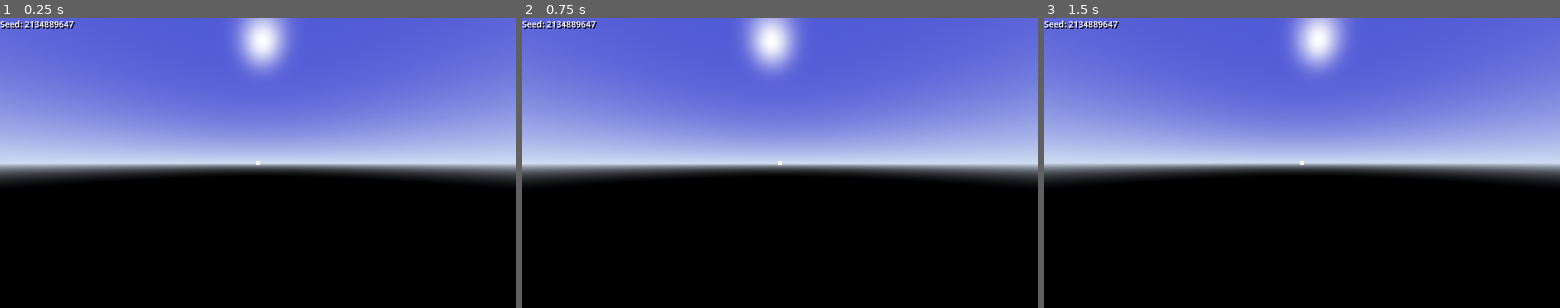
Above: before the commit, frames 1-3 (left to right).
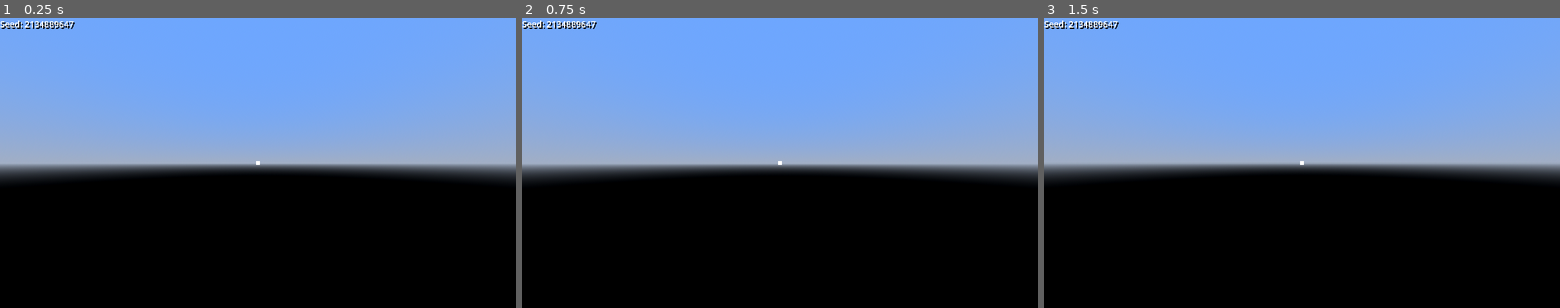
Above: after the commit, the same moments.

Repository: PawnxPawn/VoxelKingdom
Game: Godot game, scene res://Test/TestWorld/world.tscn
Same seed, same stepped clock (60 frames per second), same inputs: the game is played once before the commit and once after it. Sound files missing from this copy of the repository are replaced by a short silence.
Inputs (mouse positions are in pixels of both pictures, inside the frame that each line leads up to):
- Up to frame 1 (0.25 s): no input
- Up to frame 2 (0.75 s): tap Enter at 0.5 s; move the mouse to (805, 163) at 0.52 s; press the mouse at (805, 163) at 0.53 s; hold W (Move_Forward) from 0.53 s (still down)
- Up to frame 3 (1.5 s): keep holding W (Move_Forward); tap Space (Jump) at 0.77, 1.25 s; move the mouse to (1276, 163) at 1.27 s; release the mouse at (1276, 163) at 1.28 s; click (1276, 163) at 1.35 s

The runs differ from the first frame. In frame 1, 43% of the frame differs, in the area x 0-100%, y 0-53%; in frame 2, 43%; in frame 3, 43%.

Commit message:
Music, Textures, Bugfixs Ohmy

Diff:
--- a/voxel-kingdom/Core/Components/Scripts/InputSource/PlayerInput.gd
+++ b/voxel-kingdom/Core/Components/Scripts/InputSource/PlayerInput.gd
@@ -62,7 +62,7 @@
 
 
 func input(event: InputEvent) -> void:
-	if event is InputEventMouseButton or event is InputEventMouseMotion:
+	if event.is_action_pressed("Add_Block"):
 		if Input.mouse_mode != Input.MOUSE_MODE_CAPTURED:
 			Input.mouse_mode = Input.MOUSE_MODE_CAPTURED
 	#TODO: DELETE after pause menu is added
--- /dev/null
+++ b/voxel-kingdom/Scenes/Blocks/BlockFaceAtlas.gd
@@ -0,0 +1,5 @@
+class_name BlockFaceAtlas extends Resource
+
+@export var top: Vector2i = Vector2i.ZERO
+@export var side: Vector2i = Vector2i.ZERO
+@export var bottom: Vector2i = Vector2i.ZERO
--- /dev/null
+++ b/voxel-kingdom/Scenes/Blocks/Shaders/voxel_atlas.gdshader
@@ -0,0 +1,26 @@
+shader_type spatial;
+render_mode blend_mix, depth_draw_opaque, cull_back, diffuse_burley, specular_schlick_ggx;
+
+uniform sampler2D atlas_texture : source_color, filter_nearest, repeat_enable;
+uniform float tile_size = 0.25;
+uniform float canvas_size = 128;
+
+
+varying vec2 tile_origin;
+
+
+void vertex() {
+	tile_origin = UV2;
+}
+
+void fragment() {
+	float tile_percent = tile_size / 1.0;
+	vec2 local_uv = fract(UV);
+	float inset = 0.5 / canvas_size;
+	local_uv = clamp(local_uv, inset, 1.0 - inset);
+
+	vec2 atlas_uv = tile_origin + local_uv * tile_percent;
+
+	vec4 tex_color = texture(atlas_texture, atlas_uv);
+	ALBEDO = tex_color.rgb * COLOR.rgb;
+}
--- a/voxel-kingdom/Scenes/Player/Player.gd
+++ b/voxel-kingdom/Scenes/Player/Player.gd
@@ -62,9 +62,10 @@
 
 
 func _spawn() -> void:
-	await get_tree().create_timer(1.5).timeout
-	var y:int =  chunk_manager.get_spawn_height(spawn_x, spawn_z) + 2
-	global_position = Vector3(spawn_x, y, spawn_z)
+	pass
+	#await get_tree().create_timer(3.0).timeout
+	#var y:int =  chunk_manager.get_spawn_height(spawn_x, spawn_z) + 2
+	#global_position = Vector3(spawn_x, y, spawn_z)
 
 
 func _on_add_block() -> void:
--- a/voxel-kingdom/Scenes/Player/player.tscn
+++ b/voxel-kingdom/Scenes/Player/player.tscn
@@ -62,5 +62,5 @@
 size_flags_vertical = 4
 
 [node name="RayCast3D" type="RayCast3D" parent="." unique_id=1585101922]
-target_position = Vector3(0, 0, -4)
+target_position = Vector3(0, 0, -5)
 script = ExtResource("13_06tpx")
--- a/voxel-kingdom/Test/TestWorld/Chunk.gd
+++ b/voxel-kingdom/Test/TestWorld/Chunk.gd
@@ -16,6 +16,7 @@
 @export var stone_height: int = 45
 @export var dirt_depth: int = 3
 @export var bedrock_height: int = 2
+@export var atlas_columns: int = 3
 
 
 @onready var collision_shape_3d: CollisionShape3D = $CollisionShape3D
@@ -57,9 +58,49 @@
 
 var _provisional_shape: CollisionShape3D = null
 
+var atlas_tiles: Dictionary[TerrianData.TerrianType, BlockFaceAtlas] = {}
+
+# How many 90-degree steps to rotate each face's texture (0-3).
+var face_uv_rotation: Dictionary[Face, int] = {
+	Face.FRONT: 2,
+	Face.BACK: 2,
+	Face.RIGHT: 1,
+	Face.LEFT: 2,
+	Face.TOP: 0,
+	Face.BOTTOM: 0,
+}
+
+func _init() -> void:
+	var grass := BlockFaceAtlas.new()
+	grass.top = Vector2i(2, 0)
+	grass.side = Vector2i(1, 0)
+	grass.bottom = Vector2i(0, 0)
+	atlas_tiles[TerrianData.TerrianType.GRASS] = grass
+
+	var dirt := BlockFaceAtlas.new()
+	dirt.top = Vector2i(0, 0)
+	dirt.side = Vector2i(0, 0)
+	dirt.bottom = Vector2i(0, 0)
+	atlas_tiles[TerrianData.TerrianType.DIRT] = dirt
+
+	var stone := BlockFaceAtlas.new()
+	stone.top = Vector2i(0, 1)
+	stone.side = Vector2i(0, 1)
+	stone.bottom = Vector2i(0, 1)
+	atlas_tiles[TerrianData.TerrianType.STONE] = stone
+
+	var bedrock := BlockFaceAtlas.new()
+	bedrock.top = Vector2i(0, 2)
+	bedrock.side = Vector2i(0, 2)
+	bedrock.bottom = Vector2i(0, 2)
+	atlas_tiles[TerrianData.TerrianType.BEDROCK] = bedrock
+
+
 func _ready() -> void:
 	mesh_instance.mesh = ArrayMesh.new()
 	collision_shape_3d.disabled = true
+	if material is ShaderMaterial:
+		material.set_shader_parameter("tile_size", 1.0 / atlas_columns)
 	if chunk_data.is_empty():
 		return
 	commit_mesh()
@@ -187,10 +228,10 @@
 				for dy: int in range(height):
 					visited[(across + dx) * chunk_size + (up + dy)] = 1
 
-			add_quad(face, axes, layer, across, up, width, height, voxel_colors[voxel as TerrianData.TerrianType])
-
-
-func add_quad(face: Face, axes: FaceAxes, layer: int, across: int, up: int, width: int, height: int, color: Color) -> void:
+			add_quad(face, axes, layer, across, up, width, height, voxel as TerrianData.TerrianType)
+
+
+func add_quad(face: Face, axes: FaceAxes, layer: int, across: int, up: int, width: int, height: int, voxel: TerrianData.TerrianType) -> void:
 	var across_dir: Vector3 = Vector3.ZERO
 	across_dir[axes.across_axis] = axes.across_sign
 	var up_dir: Vector3 = Vector3.ZERO
@@ -209,9 +250,72 @@
 	var normal: Vector3 = face_normals[face]
 	var corners: Array[Vector3] = [bottom_left, top_left, top_right, bottom_left, top_right, bottom_right]
 
-	for corner: Vector3 in corners:
-		mesh_data.add_data(corner, normal, color)
-		collision_faces.append(corner)
+	var color: Color = voxel_colors[voxel] if face == Face.TOP else Color.WHITE
+	var atlas: BlockFaceAtlas = atlas_tiles[voxel]
+	var tile: Vector2i = _tile_for_face(face, atlas)
+	var tile_size: float = 1.0 / atlas_columns
+	var tile_origin: Vector2 = Vector2(tile.x, tile.y) * tile_size
+
+	var u0: float = width if axes.across_sign < 0 else 0
+	var u1: float = 0 if axes.across_sign < 0 else width
+	var v0: float = height if axes.up_sign < 0 else 0
+	var v1: float = 0 if axes.up_sign < 0 else height
+
+	# Base corner (a, b) positions: a=0/1 selects across-extreme, b=0/1
+	# selects up-extreme. BL=(0,0), TL=(0,1), TR=(1,1), BR=(1,0).
+	var repeat_uvs: Array[Vector2] = [
+		_face_uv(0, 0, u0, u1, v0, v1, face_uv_rotation[face]),
+		_face_uv(0, 1, u0, u1, v0, v1, face_uv_rotation[face]),
+		_face_uv(1, 1, u0, u1, v0, v1, face_uv_rotation[face]),
+		_face_uv(0, 0, u0, u1, v0, v1, face_uv_rotation[face]),
+		_face_uv(1, 1, u0, u1, v0, v1, face_uv_rotation[face]),
+		_face_uv(1, 0, u0, u1, v0, v1, face_uv_rotation[face]),
+	]
+
+	for i in range(corners.size()):
+		mesh_data.add_data(corners[i], normal, color, repeat_uvs[i], tile_origin)
+		collision_faces.append(corners[i])
+
+
+func _face_uv(a: int, b: int, u0: float, u1: float, v0: float, v1: float, rotation_steps: int) -> Vector2:
+	var k: int = ((rotation_steps % 4) + 4) % 4
+	var p: int
+	var q: int
+	match k:
+		0:
+			p = a
+			q = b
+		1:
+			p = b
+			q = 1 - a
+		2:
+			p = 1 - a
+			q = 1 - b
+		_:
+			p = 1 - b
+			q = a
+
+	if k % 2 == 0:
+		var u: float = u0 if p == 0 else u1
+		var v: float = v0 if q == 0 else v1
+		return Vector2(u, v)
+	else:
+		# Odd rotations (90/270) swap which physical dimension u vs v
+		# draws from — otherwise the texture repeats at the wrong rate
+		# whenever width != height on a greedy-merged quad.
+		var u: float = v0 if p == 0 else v1
+		var v: float = u0 if q == 0 else u1
+		return Vector2(u, v)
+
+
+func _tile_for_face(face: Face, atlas: BlockFaceAtlas) -> Vector2i:
+	match face:
+		Face.TOP:
+			return atlas.top
+		Face.BOTTOM:
+			return atlas.bottom
+		_:
+			return atlas.side
 
 
 func compute_collision_boxes() -> void:
@@ -306,12 +410,14 @@
 
 
 func set_voxel(pos: Vector3i, voxel: TerrianData.TerrianType) -> void:
+	#TODO: If something is put ontop of a grass block it should be turned into a dirt block.
 	chunk_data.add_voxel(pos, voxel)
 	_add_provisional_collision(pos)
 	_request_rebuild()
 
 
 func remove_voxel_at_local(pos: Vector3i) -> void:
+	if chunk_data.get_voxel(pos) == TerrianData.TerrianType.BEDROCK: return
 	chunk_data.remove_voxel(pos)
 	_request_rebuild()
 
--- a/voxel-kingdom/Test/TestWorld/Chunk.tscn
+++ b/voxel-kingdom/Test/TestWorld/Chunk.tscn
@@ -1,13 +1,20 @@
 [gd_scene format=3 uid="uid://vqyykbxy7a60"]
 
 [ext_resource type="Script" uid="uid://dqbkvxrwq8ccf" path="res://Test/TestWorld/Chunk.gd" id="1_sc5a4"]
+[ext_resource type="Shader" uid="uid://dgk1ppwrqs2sb" path="res://Scenes/Blocks/Shaders/voxel_atlas.gdshader" id="2_yrfl5"]
+[ext_resource type="Texture2D" uid="uid://bx0qb40yv57kb" path="res://Assets/BlockTextures/assets for game jam.png" id="3_hseme"]
 
-[sub_resource type="StandardMaterial3D" id="StandardMaterial3D_sc5a4"]
-vertex_color_use_as_albedo = true
+[sub_resource type="ShaderMaterial" id="ShaderMaterial_yrfl5"]
+render_priority = 0
+shader = ExtResource("2_yrfl5")
+shader_parameter/atlas_texture = ExtResource("3_hseme")
+shader_parameter/tile_size = 0.25
+shader_parameter/canvas_size = 128.0
 
 [node name="Chunk" type="StaticBody3D" unique_id=1940101697]
 script = ExtResource("1_sc5a4")
-material = SubResource("StandardMaterial3D_sc5a4")
+material = SubResource("ShaderMaterial_yrfl5")
+atlas_columns = 4
 
 [node name="CollisionShape3D" type="CollisionShape3D" parent="." unique_id=1274664315]
 
--- a/voxel-kingdom/Test/TestWorld/MeshData.gd
+++ b/voxel-kingdom/Test/TestWorld/MeshData.gd
@@ -1,12 +1,11 @@
-class_name MeshData
-extends Resource
-
+class_name MeshData extends Resource
 var surface_array: Array = []
 var vertices: PackedVector3Array = PackedVector3Array()
 var normals: PackedVector3Array = PackedVector3Array()
 var colors: PackedColorArray = PackedColorArray()
+var uvs: PackedVector2Array = PackedVector2Array()
+var uv2s: PackedVector2Array = PackedVector2Array()
 var number_of_vertices: int = 0
-
 
 func _init() -> void:
 	surface_array.resize(Mesh.ARRAY_MAX)
@@ -16,12 +15,16 @@
 	surface_array[Mesh.ARRAY_VERTEX] = vertices
 	surface_array[Mesh.ARRAY_NORMAL] = normals
 	surface_array[Mesh.ARRAY_COLOR] = colors
+	surface_array[Mesh.ARRAY_TEX_UV] = uvs
+	surface_array[Mesh.ARRAY_TEX_UV2] = uv2s
 
 
-func add_data(vertex: Vector3, normal: Vector3, color: Color) -> void:
+func add_data(vertex: Vector3, normal: Vector3, color: Color, uv: Vector2, uv2: Vector2) -> void:
 	vertices.append(vertex)
 	normals.append(normal)
 	colors.append(color)
+	uvs.append(uv)
+	uv2s.append(uv2)
 	number_of_vertices += 1
 
 
@@ -42,5 +45,7 @@
 	vertices.clear()
 	normals.clear()
 	colors.clear()
+	uvs.clear()
+	uv2s.clear()
 	number_of_vertices = 0
 	surface_array.resize(Mesh.ARRAY_MAX)
--- a/voxel-kingdom/Test/TestWorld/world.gd
+++ b/voxel-kingdom/Test/TestWorld/world.gd
@@ -1,4 +1,6 @@
 extends Node3D
+
+@onready var audio_stream_player: AudioStreamPlayer = $AudioStreamPlayer
 
 var cubes: int = 0
 var data: Dictionary[Vector3, Color] = {}
@@ -6,4 +8,9 @@
 func _ready() -> void:
 	#get_viewport().debug_draw = Viewport.DEBUG_DRAW_WIREFRAME
 	#Perckgcam left DEV AF. ￼￼formance.add_custom_monitor(&"Game/Cubes", func(): return cubes)
+	audio_stream_player.finished.connect(_start_next_track)
 	pass
+
+
+func _start_next_track() -> void:
+	audio_stream_player.play()
--- a/voxel-kingdom/Test/TestWorld/world.tscn
+++ b/voxel-kingdom/Test/TestWorld/world.tscn
@@ -3,19 +3,22 @@
 [ext_resource type="Script" uid="uid://bha0ybw7k60v3" path="res://Test/TestWorld/world.gd" id="1_7cwmi"]
 [ext_resource type="PackedScene" uid="uid://h4f6xqjagguy" path="res://Scenes/Player/player.tscn" id="2_qykia"]
 [ext_resource type="PackedScene" uid="uid://4rqt7q4iep3m" path="res://Test/TestWorld/ChunkManager.tscn" id="3_gs4kv"]
+[ext_resource type="AudioStream" uid="uid://ucajyunnv11n" path="res://Assets/Music/c4188 (1).mp3" id="4_6qn7x"]
+[ext_resource type="AudioStream" uid="uid://lblty5d1hbi5" path="res://Assets/Music/minecrafp (1).mp3" id="5_4mhdq"]
+[ext_resource type="AudioStream" uid="uid://bf6hdj40jwk5a" path="res://Assets/Music/more c418 tests, i like this one too but idk if this is straight up copying or inspiration atp.mp3" id="6_6fedw"]
 
-[sub_resource type="ProceduralSkyMaterial" id="ProceduralSkyMaterial_qykia"]
-sky_top_color = Color(0.31285283, 0.34551787, 0.8410348, 1)
-sky_horizon_color = Color(0.80490446, 0.86119324, 0.947792, 1)
+[sub_resource type="ProceduralSkyMaterial" id="ProceduralSkyMaterial_gs4kv"]
+sky_top_color = Color(0.42745098, 0.6509804, 1, 1)
+sky_horizon_color = Color(0.6306914, 0.68657374, 0.7738287, 1)
 ground_bottom_color = Color(0, 0, 0, 1)
-ground_horizon_color = Color(0.8245915, 0.8728588, 0.9511173, 1)
+ground_horizon_color = Color(0.6306914, 0.68657374, 0.7738287, 1)
 
-[sub_resource type="Sky" id="Sky_gs4kv"]
-sky_material = SubResource("ProceduralSkyMaterial_qykia")
+[sub_resource type="Sky" id="Sky_ab4hr"]
+sky_material = SubResource("ProceduralSkyMaterial_gs4kv")
 
-[sub_resource type="Environment" id="Environment_ab4hr"]
+[sub_resource type="Environment" id="Environment_b330u"]
 background_mode = 2
-sky = SubResource("Sky_gs4kv")
+sky = SubResource("Sky_ab4hr")
 glow_enabled = true
 
 [sub_resource type="LabelSettings" id="LabelSettings_gs4kv"]
@@ -23,14 +26,21 @@
 shadow_color = Color(0, 0, 0, 1)
 shadow_offset = Vector2(5, 5)
 
+[sub_resource type="AudioStreamRandomizer" id="AudioStreamRandomizer_e0yiv"]
+playback_mode = 1
+streams_count = 3
+stream_0/stream = ExtResource("4_6qn7x")
+stream_1/stream = ExtResource("5_4mhdq")
+stream_2/stream = ExtResource("6_6fedw")
+
 [node name="World" type="Node3D" unique_id=1147436933]
 script = ExtResource("1_7cwmi")
 
-[node name="WorldEnvironment" type="WorldEnvironment" parent="." unique_id=1365840279]
-environment = SubResource("Environment_ab4hr")
+[node name="WorldEnvironment" type="WorldEnvironment" parent="." unique_id=742342461]
+environment = SubResource("Environment_b330u")
 
-[node name="DirectionalLight3D" type="DirectionalLight3D" parent="." unique_id=1774491407]
-transform = Transform3D(0.7946996, -0.60652995, 0.023959426, -0.4763232, -0.59865826, 0.64399105, -0.37625644, -0.52319187, -0.7646576, -21.947058, 29.13071, 37)
+[node name="DirectionalLight3D" type="DirectionalLight3D" parent="." unique_id=358367093]
+transform = Transform3D(0.97437006, -0.22236276, -0.034026258, 0, -0.15126072, 0.9884939, -0.22495106, -0.9631589, -0.14738391, 0, 3.9366724, -9.205248)
 shadow_enabled = true
 
 [node name="Player" parent="." unique_id=900159298 node_paths=PackedStringArray("chunk_manager") instance=ExtResource("2_qykia")]
@@ -58,5 +68,11 @@
 text = "Seed: 0"
 label_settings = SubResource("LabelSettings_gs4kv")
 
+[node name="AudioStreamPlayer" type="AudioStreamPlayer" parent="." unique_id=2088320426]
+stream = SubResource("AudioStreamRandomizer_e0yiv")
+volume_db = -10.0
+autoplay = true
+bus = &"Music"
+
 [connection signal="add_block" from="Player" to="ChunkManager" method="_on_player_add_block"]
 [connection signal="remove_block" from="Player" to="ChunkManager" method="_on_player_remove_block"]
--- /dev/null
+++ b/voxel-kingdom/default_bus_layout.tres
@@ -0,0 +1,9 @@
+[gd_resource type="AudioBusLayout" format=3 uid="uid://bths133hgwrau"]
+
+[resource]
+bus/1/name = &"Music"
+bus/1/solo = false
+bus/1/mute = false
+bus/1/bypass_fx = false
+bus/1/volume_db = 0.0
+bus/1/send = &"Master"
--- a/voxel-kingdom/project.godot
+++ b/voxel-kingdom/project.godot
@@ -15,6 +15,10 @@
 config/features=PackedStringArray("4.7", "Forward Plus")
 run/max_fps=120
 config/icon="res://icon.svg"
+
+[audio]
+
+buses/default_bus_layout="uid://bths133hgwrau"
 
 [autoload]
 
@@ -84,7 +88,7 @@
 }
 Crouch={
 "deadzone": 0.2,
-"events": [Object(InputEventKey,"resource_local_to_scene":fa …(140 unchanged characters)… d":false,"keycode":0,"physical_keycode":4194326,"key_label":0,"unicode":0,"location":0,"echo":false,"script":null)
+"events": [Object(InputEventKey,"resource_local_to_scene":fa …(140 unchanged characters)… d":false,"keycode":0,"physical_keycode":90,"key_label":0,"unicode":122,"location":0,"echo":false,"script":null)
 ]
 }
 Add_Block={
@@ -104,4 +108,6 @@
 
 [rendering]
 
+textures/canvas_textures/default_texture_filter=0
 rendering_device/driver.windows="d3d12"
+renderer/rendering_method="gl_compatibility"
Renamed: voxel-kingdom/Scenes/Blocks/assets for game jam.png -> voxel-kingdom/Assets/BlockTextures/assets for game jam.png
Not shown, added: voxel-kingdom/Assets/BlockTextures/assets for game jam.png.import
Not shown, added: voxel-kingdom/Assets/Music/c4188 (1).mp3.import
Not shown, added: voxel-kingdom/Assets/Music/minecrafp (1).mp3.import
Not shown, added: voxel-kingdom/Assets/Music/more c418 tests, i like this one too but idk if this is straight up copying or inspiration atp.mp3.import
Not shown, added: voxel-kingdom/Scenes/Blocks/BlockFaceAtlas.gd.uid
Not shown, added: voxel-kingdom/Scenes/Blocks/Shaders/voxel_atlas.gdshader.uid
Not shown, removed: voxel-kingdom/Scenes/Blocks/assets for game jam.png.import
Not shown, added: voxel-kingdom/Assets/Music/c4188 (1).mp3
Not shown, added: voxel-kingdom/Assets/Music/minecrafp (1).mp3
Not shown, added: voxel-kingdom/Assets/Music/more c418 tests, i like this one too but idk if this is straight up copying or inspiration atp.mp3
